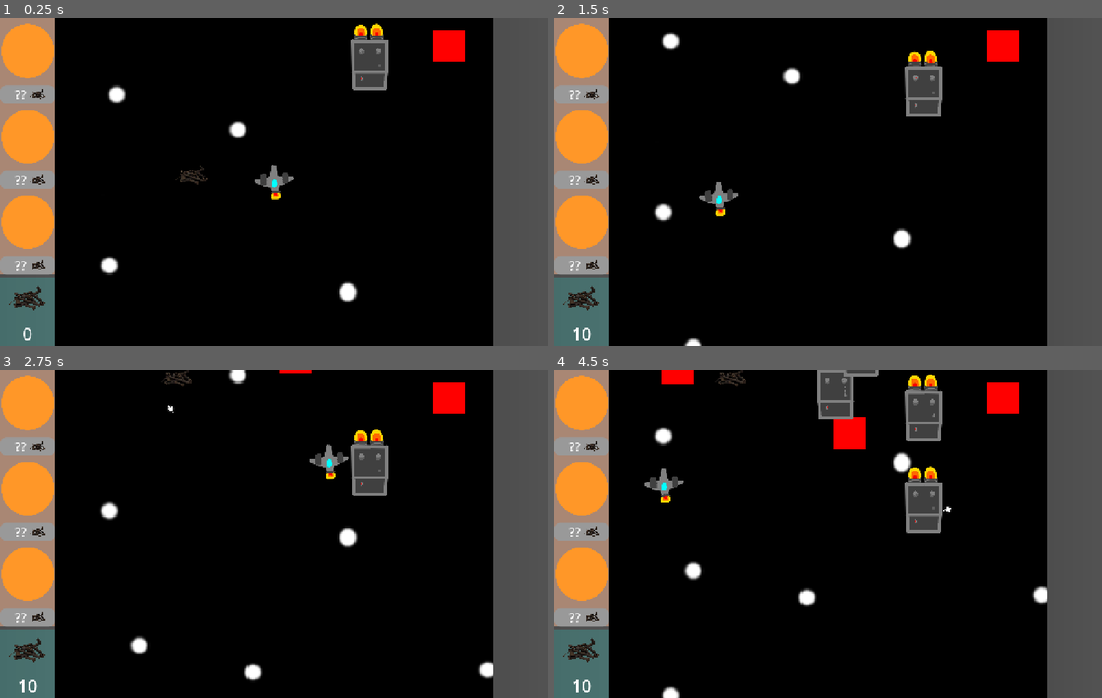
Above: before the commit, frames 1-4 (two rows, left to right).
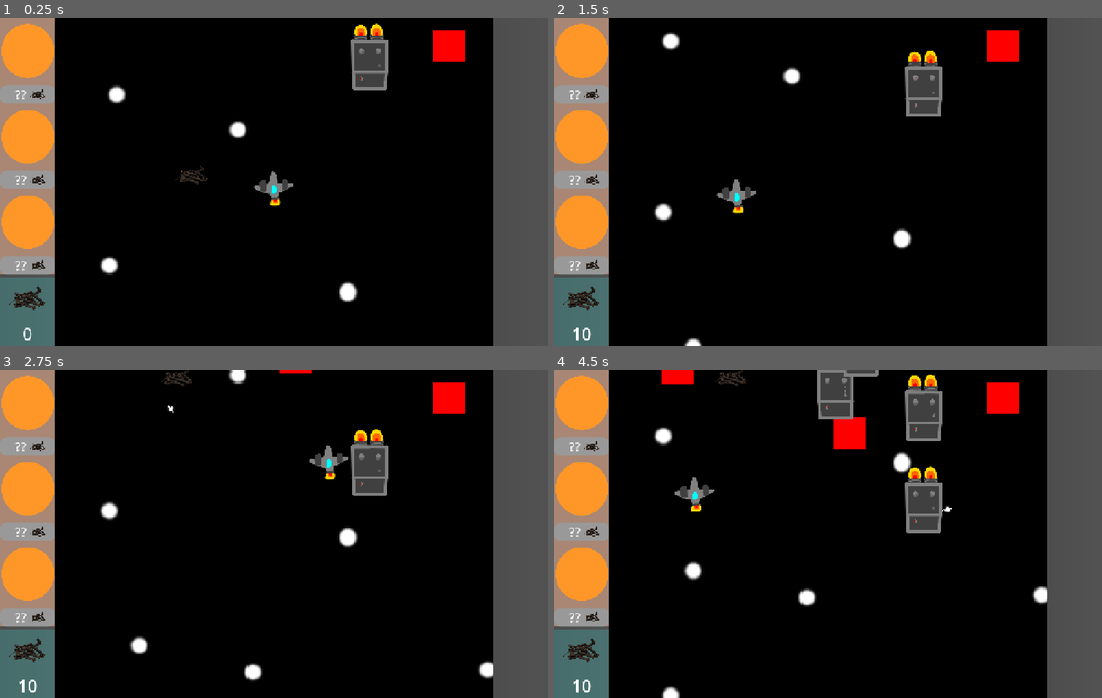
Above: after the commit, the same moments.

Repository: mykyta-bazhukhin/Cargo-Defense
Game: Godot game, scene res://Scenes/main_scene.tscn
Two runs of this game, one before a commit and one after it. Both use one fixed random seed, a clock stepped at 60 frames per second and the inputs below. This scene is started directly instead of the project's main scene.
Inputs (mouse positions are in pixels of both pictures, inside the frame that each line leads up to):
- Up to frame 1 (0.25 s): no input
- Up to frame 2 (1.5 s): move the mouse to (948, 165) at 0.52 s; tap 1 (Place tower 1) at 0.6 s; move the mouse to (718, 198) at 1.27 s; tap 2 (Place tower 2) at 1.35 s
- Up to frame 3 (2.75 s): move the mouse to (328, 461) at 2.02 s; tap 3 (Place tower 3) at 2.1 s
- Up to frame 4 (4.5 s): move the mouse to (800, 599) at 2.77 s; tap 1 (Place tower 1) at 2.85 s; move the mouse to (992, 583) at 3.52 s; tap 2 (Place tower 2) at 3.6 s; move the mouse to (663, 484) at 4.27 s; tap 3 (Place tower 3) at 4.35 s

The runs differ from the first frame. In frame 1, 0.4% of the frame differs, in the area x 46-54%, y 44-58%; in frame 2, 0.5%; in frame 3, less than 0.1%; in frame 4, 0.6%, in the area x 16-73%, y 30-44%.
Error in both runs: Out of bounds get index '0' (on base: 'Array') (res://Scenes/towers.gd:27)

Commit message:
lowered plane movement and fixed jittering

Diff:
--- a/Scenes/space_plane.gd
+++ b/Scenes/space_plane.gd
@@ -1,10 +1,11 @@
 extends CharacterBody2D
 
-var mouse_pos:Vector2 = Vector2(0,0)
-var mouse_pos_x = 0
-var mouse_pos_y = 0
+var mouse_pos:Vector2
+var direction:Vector2
 var speed = 0
-var move = 0
+var distance = 0
+const max_speed = 5000
+
 signal shoot_primary(pos: Vector2)
 signal shoot_secondary(pos: Vector2)
 
@@ -16,16 +17,17 @@
 
 # Called every frame. 'delta' is the elapsed time since the previous frame.
 func _process(delta):
+	mouse_pos = get_global_mouse_position()
+	direction = (mouse_pos - position).normalized()
+	distance = position.distance_to(mouse_pos)
 
-	mouse_pos = get_global_mouse_position()
-	mouse_pos_x = get_global_mouse_position().x
-	mouse_pos_y = get_global_mouse_position().y
-	var direction = (mouse_pos - position).normalized()
-	speed = position.distance_to(mouse_pos)*100
-	if (position.distance_to(mouse_pos) < 0.1):
-		speed = 0
-	velocity = direction*speed
+	if (distance < 1):
+		velocity = Vector2.ZERO
+	else:
+		speed = clamp(distance*10, 0, max_speed)
+		velocity = direction*speed
 	move_and_slide()
+
 
 	#$CanvasLayer/Label.text = "speed: " + str(speed)
 
